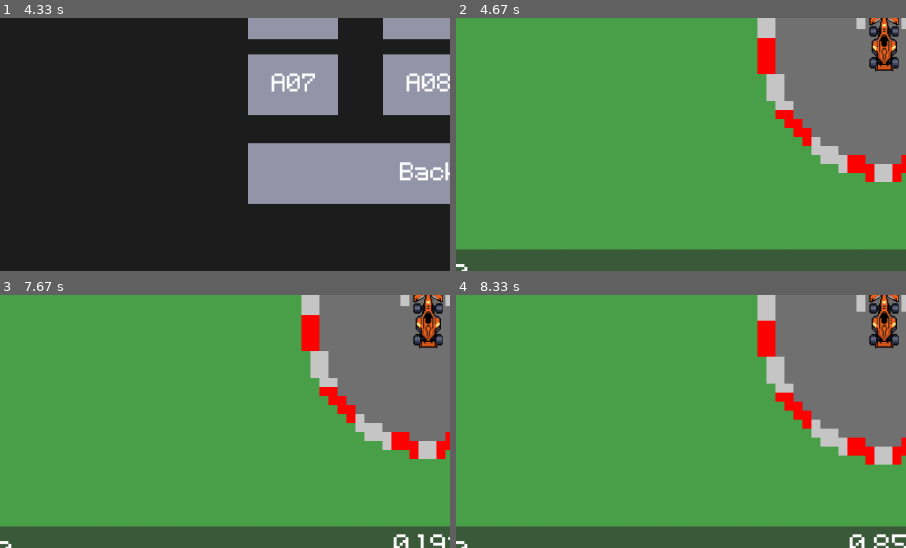
Above: before the commit, frames 1-4 (two rows, left to right).
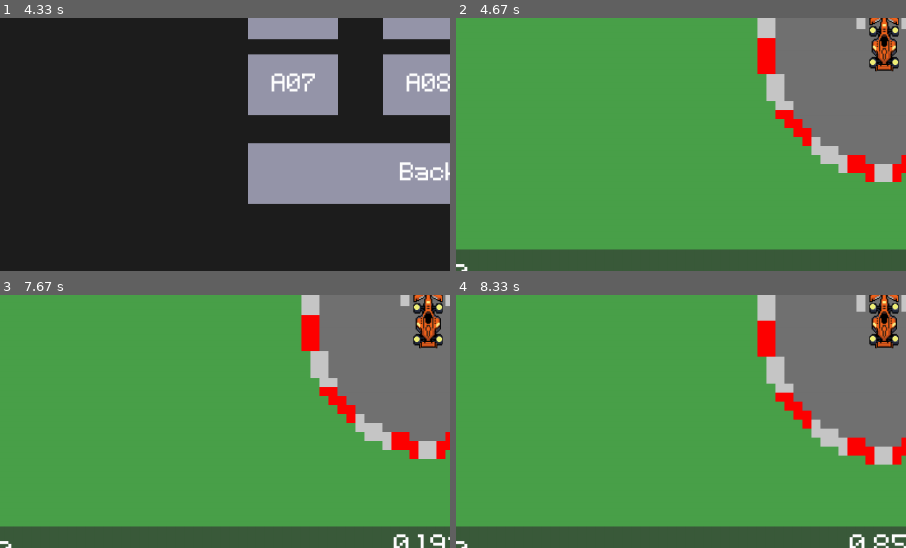
Above: after the commit, the same moments.

Repository: Tony2213-1/Final-project---RaceMaster25
Game: pygame game, started from main_new3.py
Same seed, same stepped clock (60 frames per second), same inputs: the game is played once before the commit and once after it.
Inputs (mouse positions are % of the whole screen's width and height, from its top left):
- Up to frame 1 (4.33 s): click (50, 50) at 0.38 s; click (26, 51) at 1.82 s; click (51, 60) at 3.8 s; click "Start Game" at 4.13 s
- Up to frame 2 (4.67 s): click "A01" at 4.47 s
- Up to frame 3 (7.67 s): hold W 4.75-5.05 s; move the mouse to (85, 76) at 4.78 s
- Up to frame 4 (8.33 s): tap Space at 7.68 s; hold A from 8.02 s (still down)
The pictures show only the part of the screen within x 2-52%, y 45-95%; the shares and areas given below are measured in that part.

Frame 1 is identical in both runs. In frame 2, 0.1% of the frame differs, in the area x 92-99%, y 3-19%; in frame 3, 0.1%; in frame 4, 0.1%.

Commit message:
hotfix 1.0.0.2
clening the unnessesary items (files)

Diff:
--- a/main_new3.py
+++ b/main_new3.py
@@ -9,8 +9,7 @@
 window_width = 1600
 window_height = 900
 screen = pygame.display.set_mode((window_width, window_height))
-Debug = False
-no_input = True
+Debug = Falseno_input = True
 
 
 track_buttons = []
@@ -37,8 +36,7 @@
 Fin_channel.set_volume(0.5)
 
 engine_idle = pygame.mixer.Sound("Engine_idle.mp3")
-engine_off= pygame.mixer.Sound("Engine_forward Clipchamp.mp3")
-engine_on = pygame.mixer.Sound("engine_sloowdown.mp3")
+
 Engine_channel = pygame.mixer.Channel(3)
 Engine_channel.set_volume(0.5)
 
Not shown, removed: Engine_forward Clipchamp.mp3
Not shown, removed: engine_sloowdown.mp3
Not shown, removed: start_effect.mp3
